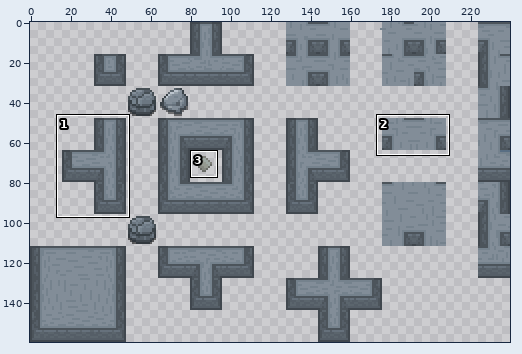
Sprite sheet: Assets/_ IslandBoy/Content/Art/Sprites/Tiles/SPR Stone Wall.png. Above: a wide view before the commit, with the close-up outlined.
Close-up. First the earlier version:
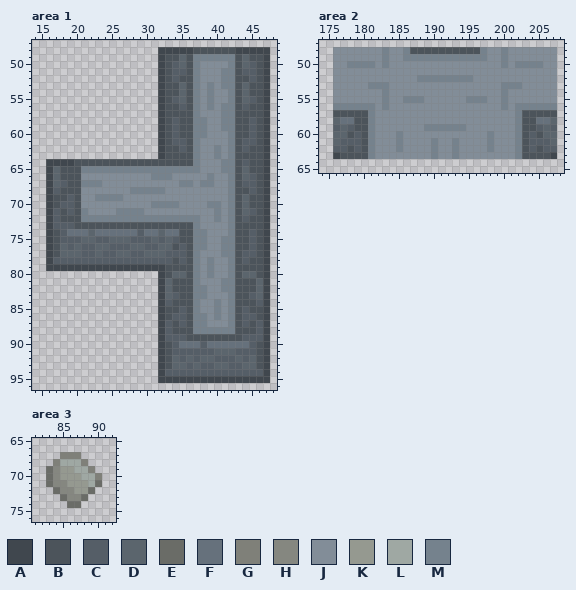
The file is 240x160 pixels. Colours within 5 levels of each other are drawn and written as one. Shown: area 1: x 14..48, y 47..96; area 2: x 174..208, y 47..65; area 3: x 81..92, y 65..76. The commit also changed other parts of the picture, which this record leaves out.
Palette (. is transparent): A #40474e  B #4c545b  C #555e67  D #5b656d  E #6a6c67  F #66717c  G #7f8079  H #858780  J #828d98  K #959990  L #9fa8a3  M #75828d
The same view after the edit:
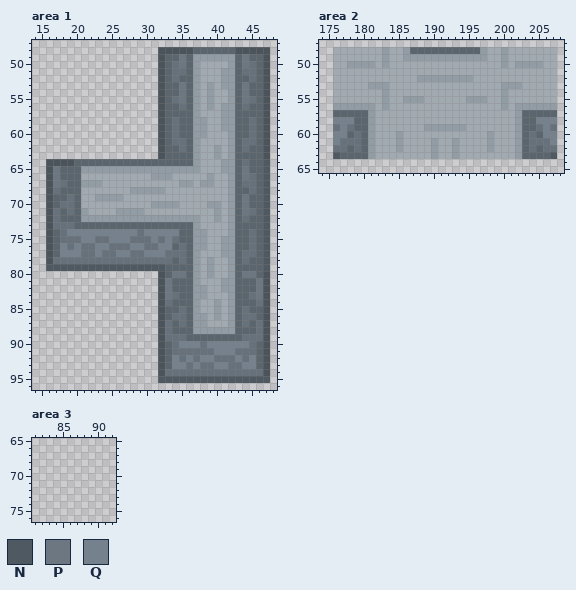
Colours new in this view: N #4f5961  P #6c7782  Q #75828d
From old to new:
colour J: #828d98 -> #a1a9b1
colour M: #75828d -> #919ca4
Area 1:
y 48: x 32..47 AAAAABBBBBBAAAAA -> BBBBBDDDDDDBBBBB
y 49: x 32..36 ABBDB -> BDDPD; x 43..47 BDBBA -> DPDDB
y 50: x 32..36 ABCDB -> BDFPD; x 43..47 BDCBA -> DPFDB
y 51: x 32..36 ABCCB -> BDFFD; x 43..47 BCCBA -> DFFDB
y 52: x 32..36 ABCBB -> BDFDD; x 43..47 BBCBA -> DDFDB
y 53..54: x 32..36 ABBDB -> BDDPD; x 43..47 BDBBA -> DPDDB
y 55: x 32..36 ABCDB -> BDFPD; x 43..47 BDCBA -> DPFDB
y 56: x 32..36 ABBCB -> BDDFD; x 43..47 BCBBA -> DFDDB
y 57: x 32..36 ABBBB -> BDDDD; x 43..47 BBBBA -> DDDDB
y 58..60: x 32..36 ABCBB -> BDFDD; x 43..47 BBCBA -> DDFDB
y 61: x 32..36 ABCCB -> BDFFD; x 43..47 BCCBA -> DFFDB
y 62: x 32..36 ABBCB -> BDDFD; x 43..47 BCBBA -> DFDDB
y 63: x 32..36 ABBBB -> BDDDD; x 43..47 BBBBA -> DDDDB
y 64: x 16..36 AAAABBBBBBBBBBBBBBBBB -> BBBBDDDDDDDDDDDDDDDDD; x 43..47 BCBBA -> DFDDN
y 65: x 16..20 ADBBB -> BPDDD; x 43..47 BDBBA -> DPDDN
y 66: x 16..20 ADBBB -> BPDDD; x 43..47 BDCBA -> DPFDN
y 67: x 16..20 ADCBB -> BPFDD; x 43..47 BCCBA -> DFFDN
y 68: x 16..20 ACBBB -> BFDDD; x 43..47 BBCBA -> DDFDN
y 69: x 16..20 ABBCB -> BDDFD; x 43..47 BDBBA -> DPDDN
y 70: x 16..20 ABCCB -> BDFFD; x 43..47 BDBBA -> DPDDN
y 71: x 16..20 ACBCB -> BFDFD; x 43..47 BDCBA -> DPFDN
y 72: x 16..20 ACBBB -> BFDDD; x 43..47 BCBBA -> DFDDN
y 73: x 16..36 ACCCBBBBBBBBBBBBBBBBB -> BFFFDDDDDDDDDDDDDDDDD; x 43..47 BBBBA -> DDDDN
y 74: x 16..36 ABCFFFDFFFFFFCFFDFFBB -> BDFQQQQQQQQQQFQQQQQDD; x 43..47 BBCBA -> DDFDN
y 75: x 16..36 ABCCCDDCCDDDCCCDCDCBB -> BDFFFQQFFQQQFFFQFQFDD; x 43..47 BBCBA -> DDFDN
y 76: x 16..36 ABDCDCCDDCCCDDCCDDBCB -> BDQFQFFQQFFFQQFFQQDFD; x 43..47 BBCBA -> DDFDN
y 77: x 16..36 ABDDDCCDCCDDCCDDDCCCB -> BDQQQFFQFFQQFFQQQFFFD; x 43..47 BCCBA -> DFFDN
y 78: x 16..36 ACCCCCCCCCCCCCCCCCBCB -> BFFFFFFFFFFFFFFFFFDFD; x 43..47 BCBBA -> DFDDN
y 79: x 16..36 AAAAAAAAAAAAAAAAABBBB -> NNNNNNNNNNNNNNNNNDDDD; x 43..47 BBBBA -> DDDDN
y 80: x 32..36 ABDDB -> BDPPD; x 43..47 BDDBA -> DPPDB
y 81..82: x 32..36 ADBBB -> BPDDD; x 43..47 BBBDA -> DDDPB
y 83: x 32..36 ADCBB -> BPFDD; x 43..47 BBCDA -> DDFPB
y 84: x 32..36 ACBBB -> BFDDD; x 43..47 BBBCA -> DDDFB
y 85: x 32..36 ABBCB -> BDDFD; x 43..47 BCBBA -> DFDDB
y 86: x 32..36 ABCCB -> BDFFD; x 43..47 BCCBA -> DFFDB
y 87: x 32..36 ACBCB -> BFDFD; x 43..47 BCBCA -> DFDFB
y 88: x 32..36 ACBBB -> BFDDD; x 43..47 BBBCA -> DDDFB
y 89: x 32..47 ACCCBBBBBBBBCCCA -> BFFFDDDDDDDDFFFB
y 90: x 32..47 ABCFFFCFFFFFFCBA -> BDFQQQFQQQQQQFDB
y 91: x 32..47 ABCCCCCCDDDCCCBA -> BDFFFFFFQQQFFFDB
y 92: x 32..47 ABDCDCDDCCCDCDBA -> BDQFQFQQFFFQFQDB
y 93: x 32..47 ABDDCDCCDDCCDDBA -> BDQQFQFFQQFFQQDB
y 94: x 32..47 ACCCCCCCCCCCCCCA -> BFFFFFFFFFFFFFFB
y 95: x 32..47 AAAAAAAAAAAAAAAA -> NNNNNNNNNNNNNNNN
Area 2:
y 48: x 187..196 BBBBBBBBBB -> DDDDDDDDDD
y 57: x 176..180 BBBBB -> DDDDD; x 203..207 BBBBB -> DDDDD
y 58: x 176..180 DFFBB -> QQQDD; x 203..207 BBFFD -> DDQQQ
y 59: x 176..180 CDCBB -> FQFDD; x 203..207 BBCDC -> DDFQF
y 60: x 176..180 DDBCB -> QQDFD; x 203..207 BCBDD -> DFDQQ
y 61: x 176..180 DCCCB -> QFFFD; x 203..207 BCCCD -> DFFFQ
y 62: x 176..180 CCBCB -> FFDFD; x 203..207 BCBCC -> DFDFF
y 63: x 176..180 ABBBB -> NDDDD; x 203..207 BBBBA -> DDDDN
Area 3:
y 67: x 85..87 GGG -> ...
y 68: x 84..88 GLLLG -> .....
y 69: x 83..89 EHKKLLG -> .......
y 70: x 83..90 EHKKKLLG -> ........
y 71: x 83..90 EHHKKKLE -> ........
y 72: x 84..89 EHHKKE -> ......
y 73: x 85..88 EHHE -> ....
y 74: x 86..87 EE -> ..
Boxes around the changes in both close-ups, in picture pixels (x1, y1, x2, y2):
changed: (46, 47, 270, 383)
changed: (333, 47, 557, 159)
erased: (46, 452, 102, 508)
